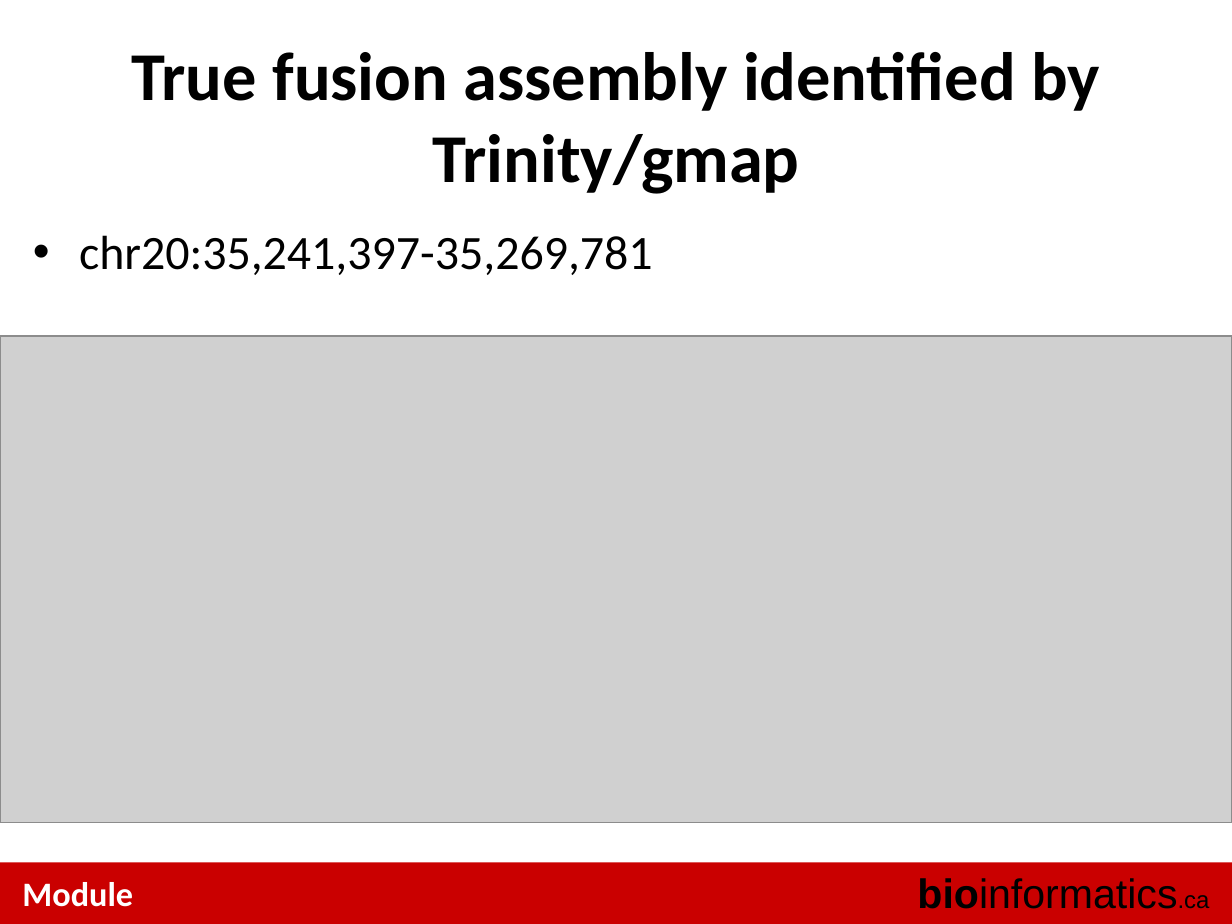
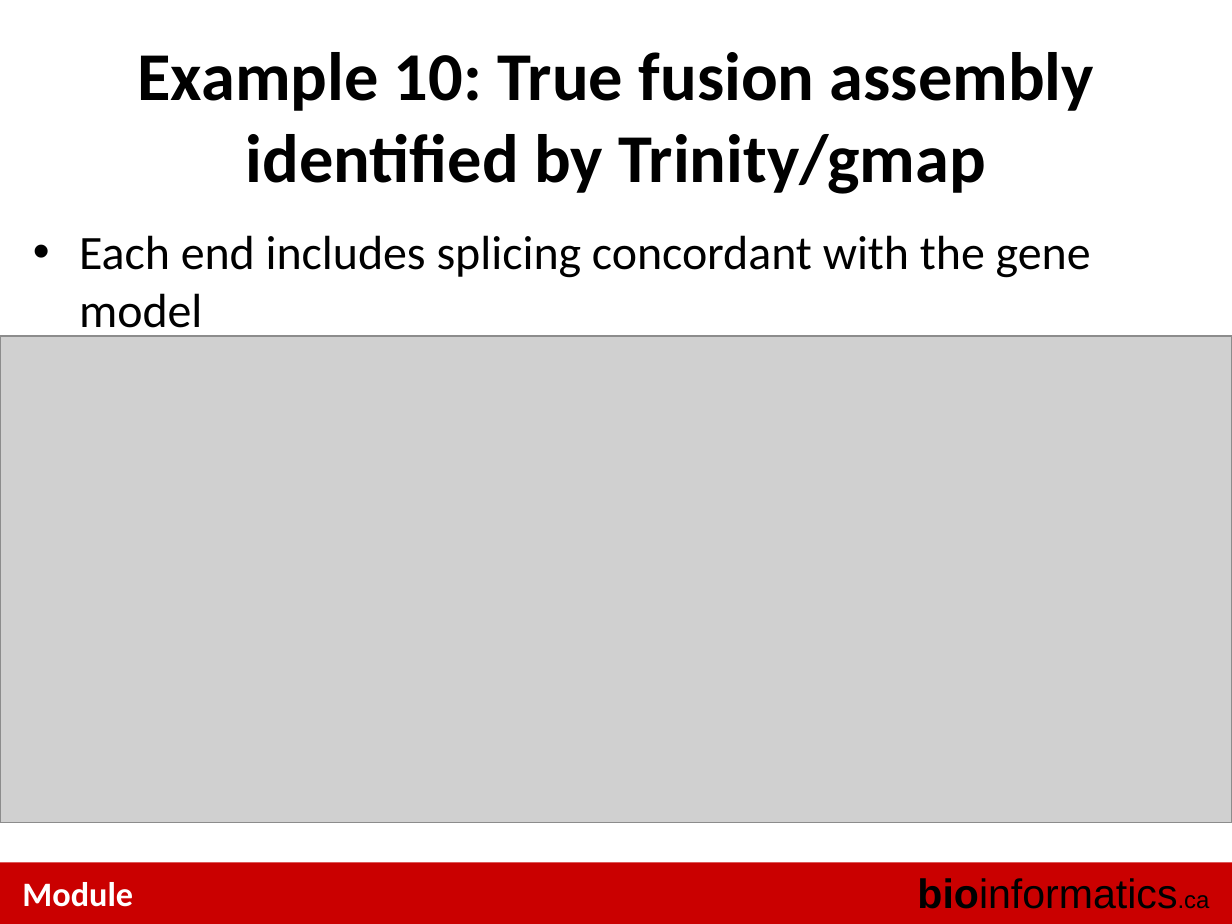
Before and after one commit to tinyheero/BICG-2016, a slide deck: slide 19 of gene_fusions/content/CBW_BiCG_GeneFusionsLab_2014.pptx (slide 7 before the commit). Drawn at 1232x924 pixels with LibreOffice and Linux fonts; fonts in the diff are those of the drawing; grey boxes stand for pictures. Boxes give left, top, right and bottom in pixels: in the first picture for what was removed or moved away, otherwise in the second. Text is boxed around its words. In the diff, an @@ line names an element or a change of style, - is before the commit and + after.

```diff
--- a/gene_fusions/content/CBW_BiCG_GeneFusionsLab_2014.pptx
+++ b/gene_fusions/content/CBW_BiCG_GeneFusionsLab_2014.pptx
@@ title at (138, 52, 1094, 194): text changed @@
-True fusion assembly identified by Trinity/gmap
+Example 10: True fusion assembly identified by Trinity/gmap
@@ text at (79, 235, 1091, 339): text changed @@
-• chr20:35,241,397-35,269,781
+• Each end includes splicing concordant with the gene model
```
Also in this commit, not shown: 2 other slides changed, 2 slides added, 1 slide removed, 1 other file.
